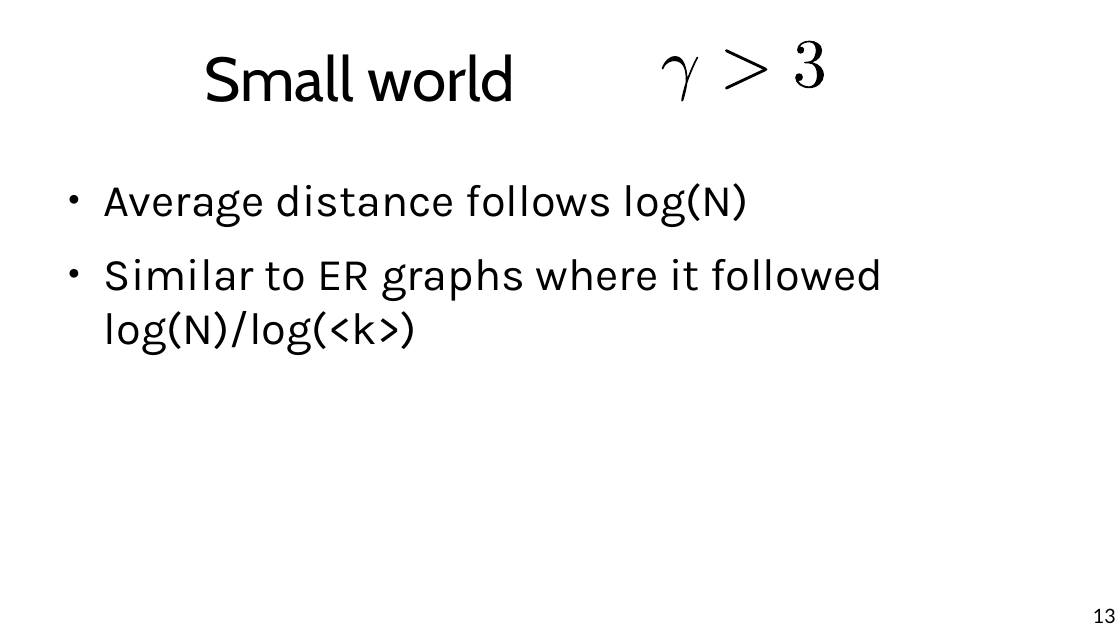
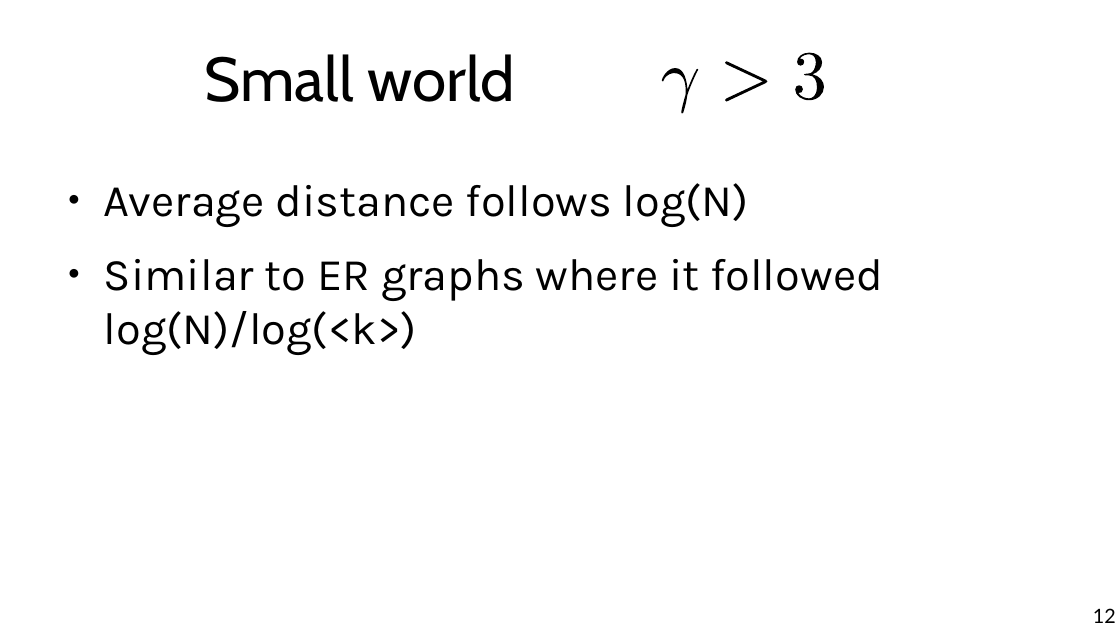
Before and after one commit to chatox/networks-science-course, a slide deck: slide 12 of theory/odp/tt14-distances_scale_free_nets.odp (slide 13 before the commit). Drawn at 1120x630 pixels with LibreOffice and Linux fonts; fonts in the diff are those of the drawing. Boxes give left, top, right and bottom in pixels: in the first picture for what was removed or moved away, otherwise in the second. Text is boxed around its words. In the diff, an @@ line names an element or a change of style, - is before the commit and + after.

```diff
--- a/theory/odp/tt14-distances_scale_free_nets.odp
+++ b/theory/odp/tt14-distances_scale_free_nets.odp
@@ 3 freeform shapes: place and size @@
-3 freeform shapes at (662,41,823,102)
+3 freeform shapes at (662,53,823,114)
@@ page number at (1093,608,1116,623): text changed @@
-13
+12
```
Also in this commit, not shown: 5 other slides changed, 1 other file.
